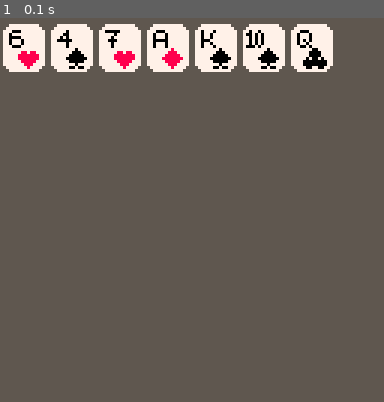
Above: before the commit, frame 1.
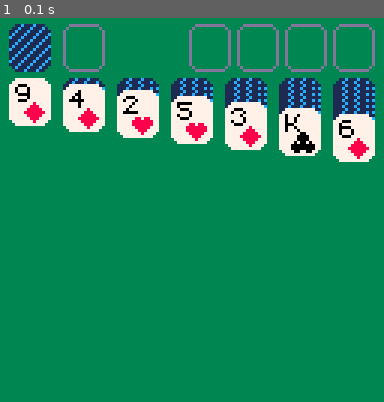
Above: after the commit, the same moment.

Repository: ReidLarson/Klondike
Game: PICO-8 cartridge klondike.p8
The game is run twice, just before and just after one commit, with the same random seed, the same clock (stepped at 60 frames per second) and the same inputs.
Inputs:
- Up to frame 1 (0.1 s): no input

The runs differ from the first frame. In frame 1, 100% of the frame differs, in the area x 0-100%, y 0-100%.

Commit message:
Deal and render cards

Diff:
--- a/klondike.p8
+++ b/klondike.p8
@@ -1,39 +1,96 @@
 pico-8 cartridge // http://www.pico-8.com
 version 18
 __lua__
+--main
 function _init()
+	topy=2
+	toprsrv=topy+16+2
+	tick=0
+	hoverc=9
+	selectc=14
+	ticklimit=8
  newgame()
+ menuitem(1,"new game",newgame)
 end
 
 function _update()
+	tick += 1
+	if (tick > ticklimit) then tick = 0 end
 end
 
 function _draw()
  cls()
- rectfill(0,0,128,128,5)
- for i=1,7 do
-  stock[i].isfaceup = true
-  rendercard(stock[i],(i-1)*16,2)
- end
+ rectfill(0,0,128,128,3)
+
+ rendercells()
+
+ renderreserves()
+ rendertableaus()
+ renderstock()
+
+ --print(#tableaus[1].cards,1,1,0)
+ --print(#stock.cards,1,10,0)
+ --print(#reserves[7].cards,1,20,0)
+ --print(tableaus[5].cards[1].isfaceup,1,30,0)
+ --print(tableaus[1].cards[1],0,0,0)
+ --print(tableaus[1].cards[1].suit)
+ --print(tableaus[1].cards[1].rank)
 end
 
 function newgame()
 	stock={}
+	stock.x=2
+	stock.y=topy
+	stock.cards={}
 	waste={}
-	tableau1={}
-	tableau2={}
-	tableau3={}
-	tableau4={}
-	tableau5={}
-	tableau6={}
-	tableau7={}
-	foundation1={}
-	foundation2={}
-	foundation3={}
-	foundation4={}
-
-	stock=createdeck(stock)
-	stock=shuffle(stock)
+	waste.x=20
+	waste.y=topy
+	waste.cards={}
+	foundations={}
+	for i=1,4 do
+	 foundations[i]={}
+	 foundations[i].x=62+(i-1)*16
+	 foundations[i].y=topy
+	 foundations[i].cards={}
+	end
+
+	reserves={}
+	tableaus={}
+	for i=1,7 do
+	 local xoff=18
+	 reserves[i]={}
+	 reserves[i].x=2+(i-1)*xoff
+	 reserves[i].y=toprsrv
+	 reserves[i].cards={}
+	 reserves[i].deallimit=i
+	 tableaus[i]={}
+	 tableaus[i].x=2+(i-1)*xoff
+	 tableaus[i].y=toprsrv
+	 tableaus[i].cards={}
+	end
+	stock.cards=createdeck()
+	stock.cards=shuffle(stock.cards)
+	dealhand()
+end
+
+function dealhand()
+ for i=1,#reserves do
+  for j=1,#reserves do
+  	local rsrv=reserves[j]
+  	if #stock.cards>0 then
+  	 if i<=rsrv.deallimit then
+  	  local card=stock.cards[#stock.cards]
+  	  if i==rsrv.deallimit then
+  	   add(tableaus[j].cards,card)
+  	   tableaus[j].cards[#tableaus[j].cards].isfaceup=true
+  	  elseif i<rsrv.deallimit then
+  	   add(reserves[j].cards,card)
+  	  end
+  	  del(stock.cards,card)
+  	 end
+  	end
+  end
+ end
 end
 
 --createcard
@@ -42,11 +99,14 @@
  card.suit = suit
  card.rank = rank
  card.isfaceup = false
+ card.ishovered = false
+ card.isselected = false
  return card
 end
 
 --generates a deck of 52 cards
-function createdeck(deck)
+function createdeck()
+ local deck={}
 	for i=1,4 do
 		for j=1,13 do
 			add(deck,createcard(i,j))
@@ -67,56 +127,244 @@
  return shuffled
 end
 
+
+-->8
+--draw
+function reflectcard(sprt,x,y)
+ spr(sprt,x,y)
+ spr(sprt,x+8,y,1,1,true)
+ spr(sprt,x,y+8,1,1,false,true)
+ spr(sprt,x+8,y+8,1,1,true,true)
+end
+
+function rendercells()
+ palt(0,false)
+ palt(15,true)
+ pal(14,13)
+ local sproutline=15
+
+ reflectcard(sproutline,stock.x,stock.y)
+ reflectcard(sproutline,waste.x,waste.y)
+
+ for col in all(foundations) do
+  reflectcard(sproutline,col.x,col.y)
+ end
+
+ for col in all(reserves) do
+ 	reflectcard(sproutline,col.x,col.y)
+ end
+ pal()
+end
+
 function rendercard(card,x,y)
 	palt(0,false)
 	palt(15,true)
 	if card.isfaceup then
 	 --card background
-	 spr(14,x,y)
-	 spr(15,x+8,y)
-	 spr(30,x,y+8)
-	 spr(31,x+8,y+8)
-
-	 spr(card.suit+20,x+5,y+8)
+	 reflectcard(14,x,y)
+
+	 spr(card.suit+20,x+5,y+8,1,1)
 	 spr(card.rank,x+1,y+1)
 	else --just card back
-	 spr(46,x,y)
-	 spr(47,x+8,y)
-	 spr(62,x,y+8)
-	 spr(63,x+8,y+8)
-	end
- palt()
-end
-…(33 lines of a section not shown)…
+	 spr(46,x,y,2,1)
+	 spr(46,x,y+8,2,1,true,true)
+	end
+	if card.ishovered then
+	 --todo show hover outline
+	end
+	if card.isselected then
+	 if (tick >= ticklimit/2) then
+	  pal(14,hoverc)
+	 end
+	 reflectcard(15,x,y)
+	end
+ pal()
+end
+
+
+--todo remove
+function card7test()
+ for i=1,7 do
+  stock.cards[i].isfaceup = true
+  stock.cards[i].isselected = true
+  rendercard(stock.cards[i],(i-1)*16,50)
+ end
+end
+
+function renderreserves()
+ for i=1,#reserves do
+  local rsrv=reserves[i]
+  for j=1,#rsrv.cards do
+   rendercard(rsrv.cards[j],rsrv.x,rsrv.y+(j-1)*2)
+  end
+ end
+end
+
+function rendertableaus()
+ for i=1,#tableaus do
+  local tbl=tableaus[i]
+  for j=1,#tbl.cards do
+   rendercard(tbl.cards[j],tbl.x,(#reserves[i].cards*2)+tbl.y+(j-1)*12)
+  end
+ end
+end
+
+function renderstock()
+ for card in all(stock.cards) do
+  rendercard(card,stock.x,stock.y)
+ end
+end
+…(154 lines of a section not shown)…
Not shown, changed: 146 lines of the sprite sheet (__gfx__) section of klondike.p8
Not shown, changed: the thumbnail (__label__) section of klondike.p8
